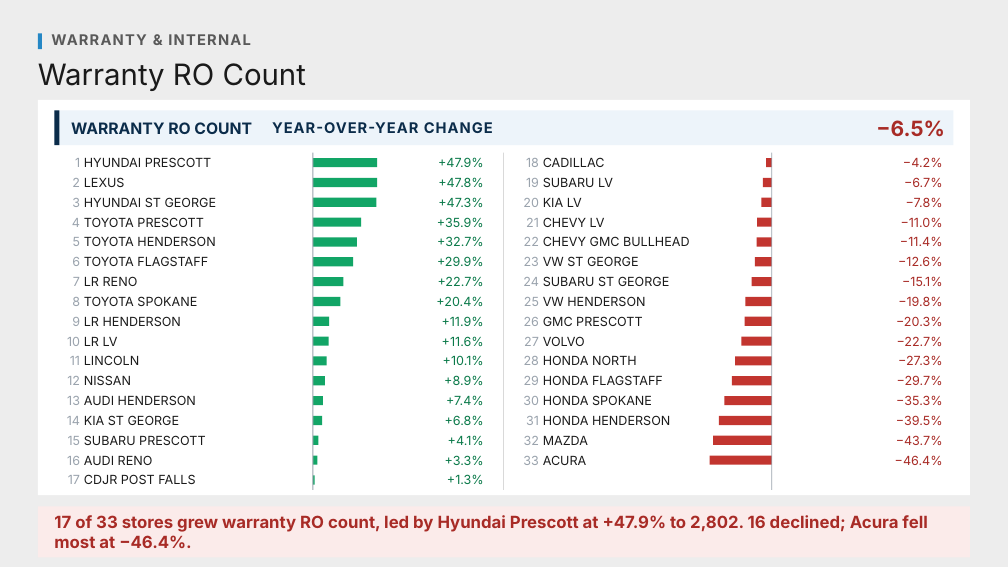
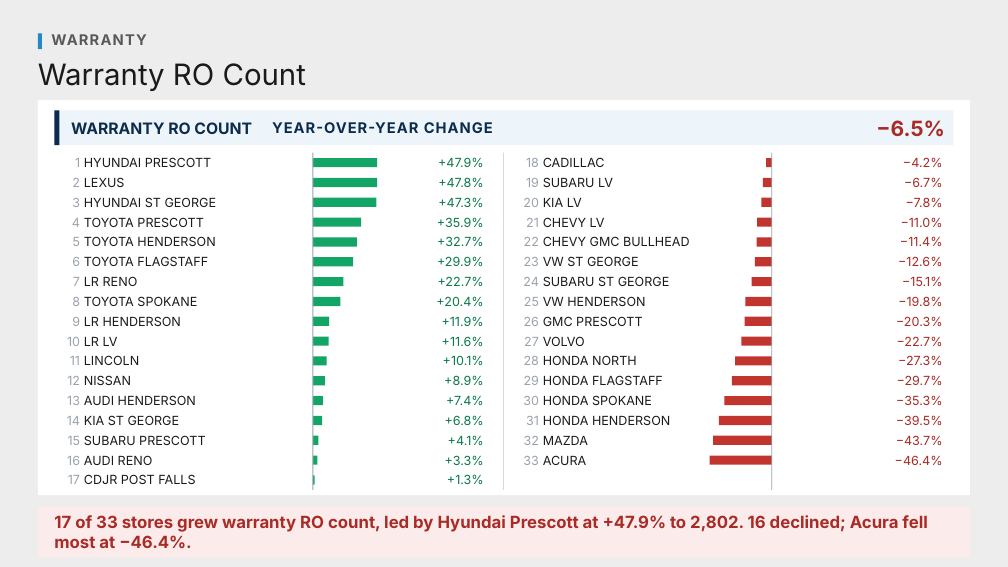
Before and after one commit to Ndresner/Noah, a slide deck: slide 4 of day2-deck/decks/Warranty & Internal - House Style.pptx. Drawn at 1008x567 pixels with LibreOffice and Linux fonts; fonts in the diff are those of the drawing. Boxes give left, top, right and bottom in pixels: in the first picture for what was removed or moved away, otherwise in the second. Text is boxed around its words. In the diff, an @@ line names an element or a change of style, - is before the commit and + after.

```diff
--- a/day2-deck/decks/Warranty & Internal - House Style.pptx
+++ b/day2-deck/decks/Warranty & Internal - House Style.pptx
@@ text at bbox=[51, 34, 147, 45]: text changed @@
-WARRANTY & INTERNAL
+WARRANTY
```
Also in this commit, not shown: 9 other slides changed, 12 other files.
